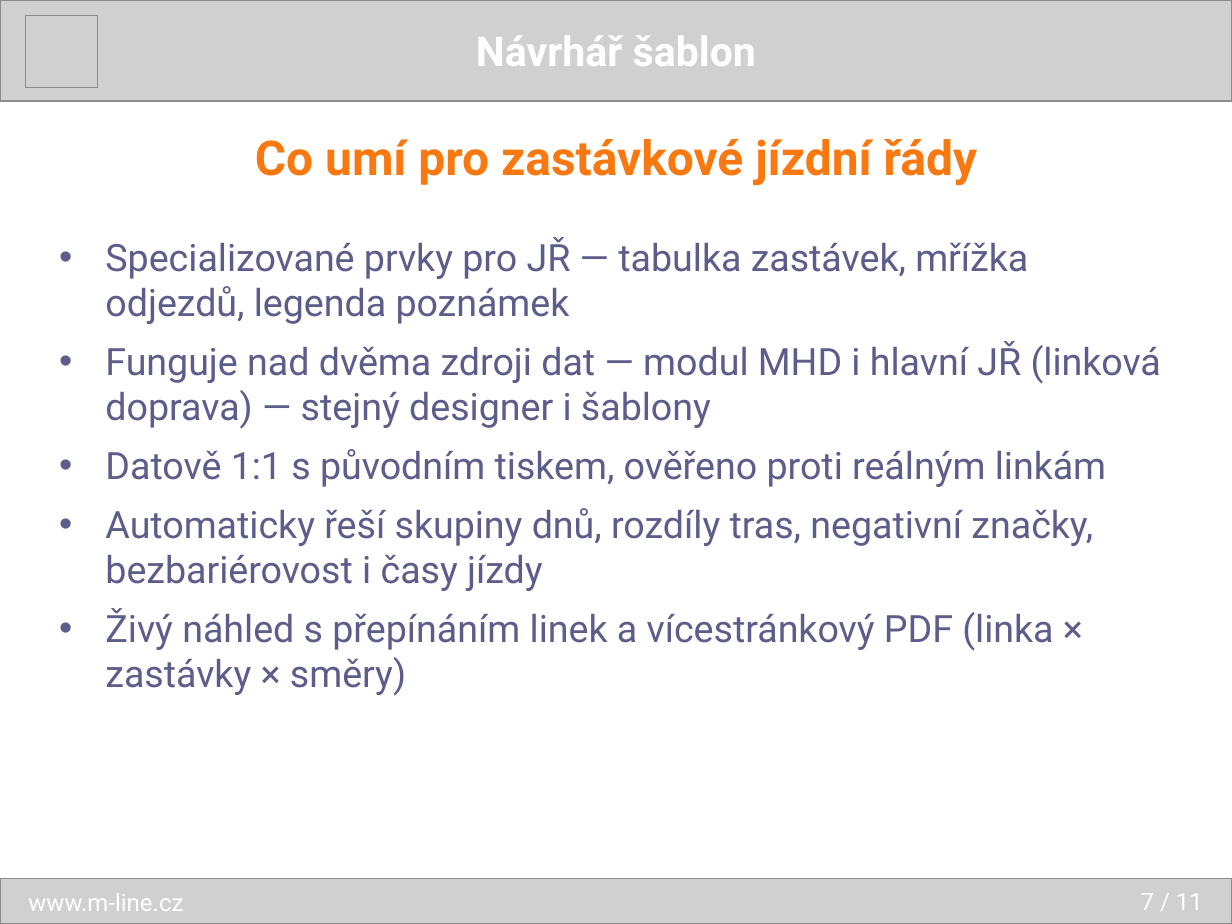
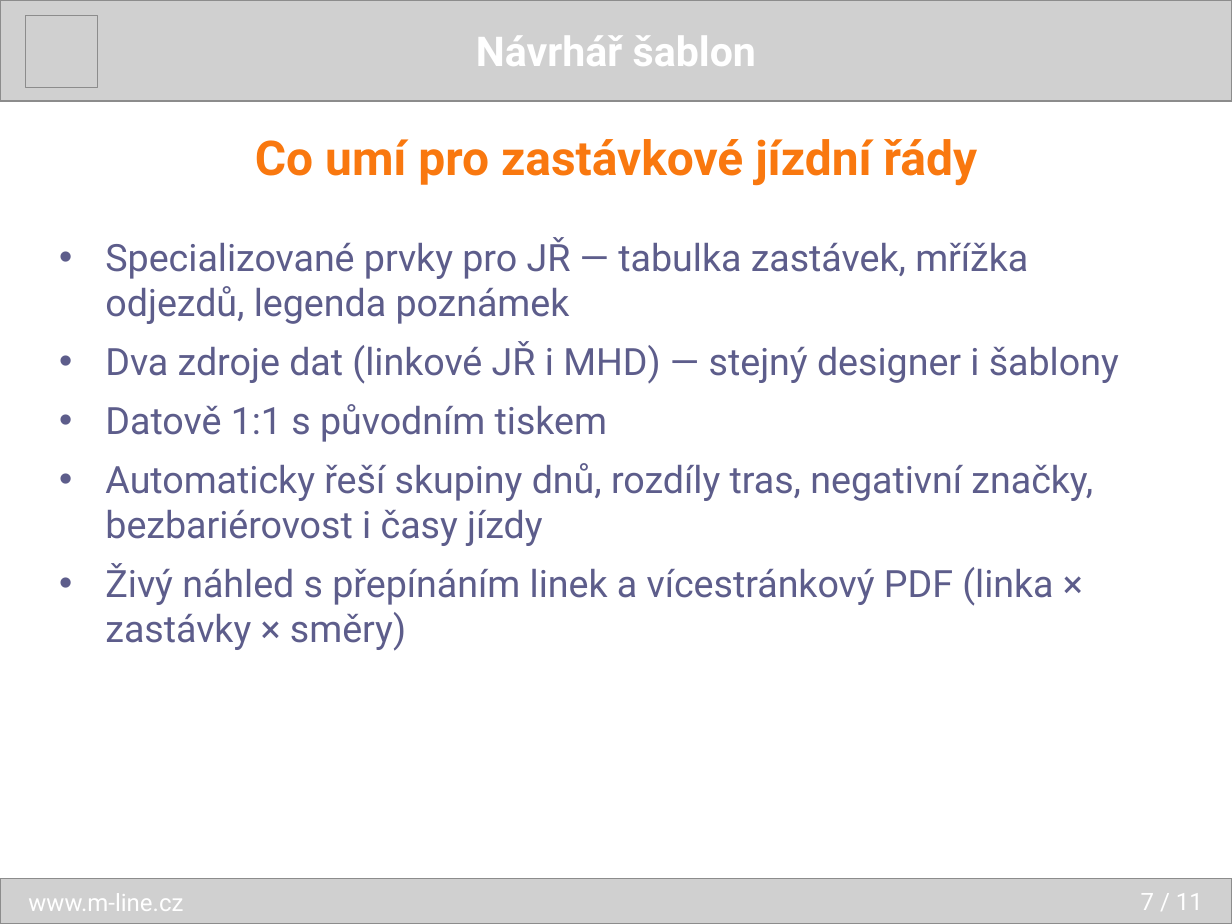
Before and after one commit to dracekmartin/EDISON2-projekt, a slide deck: slide 7 of TemplateDesigner/prezentace/TemplateDesigner.pptx. Drawn at 1232x924 pixels with LibreOffice and Linux fonts; fonts in the diff are those of the drawing; grey boxes stand for pictures. Boxes give left, top, right and bottom in pixels: in the first picture for what was removed or moved away, otherwise in the second. Text is boxed around its words. In the diff, an @@ line names an element or a change of style, - is before the commit and + after.

```diff
--- a/TemplateDesigner/prezentace/TemplateDesigner.pptx
+++ b/TemplateDesigner/prezentace/TemplateDesigner.pptx
@@ text at (105,341,1119,442): text changed @@
-• Funguje nad dvěma zdroji dat — modul MHD i hlavní JŘ (linková doprava) — stejný designer i šablony
-• Datově 1:1 s původním tiskem, ověřeno proti reálným linkám
+• Dva zdroje dat (linkové JŘ i MHD) — stejný designer i šablony
+• Datově 1:1 s původním tiskem
```
Also in this commit, not shown: 8 other slides changed.
